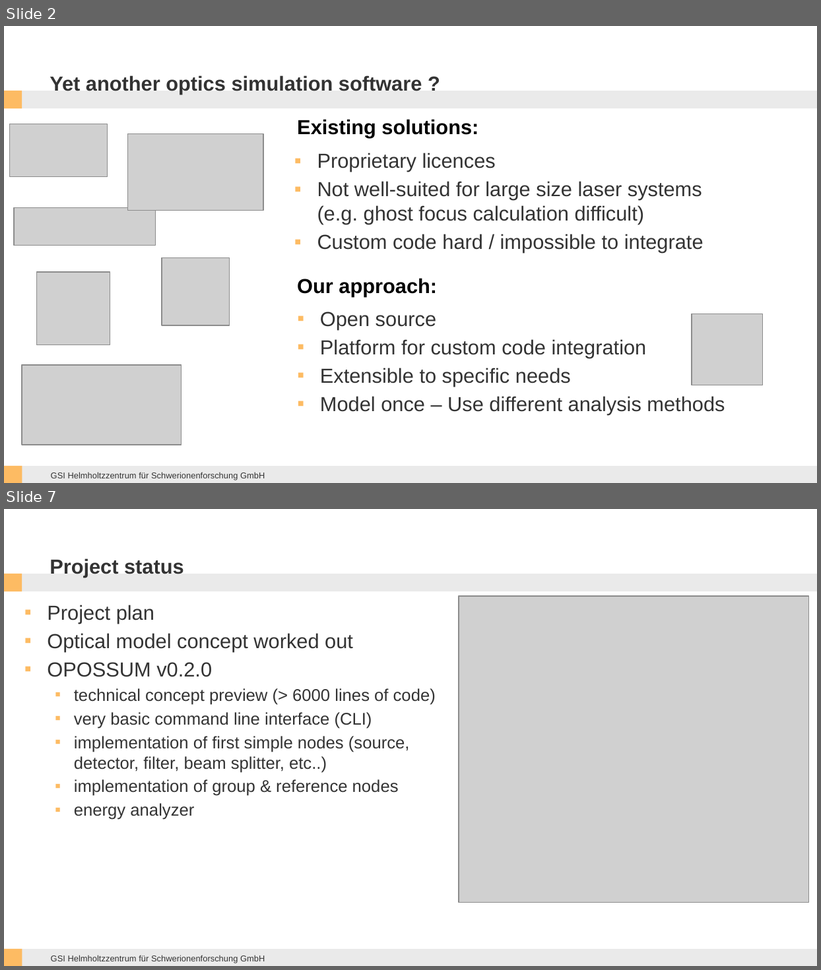
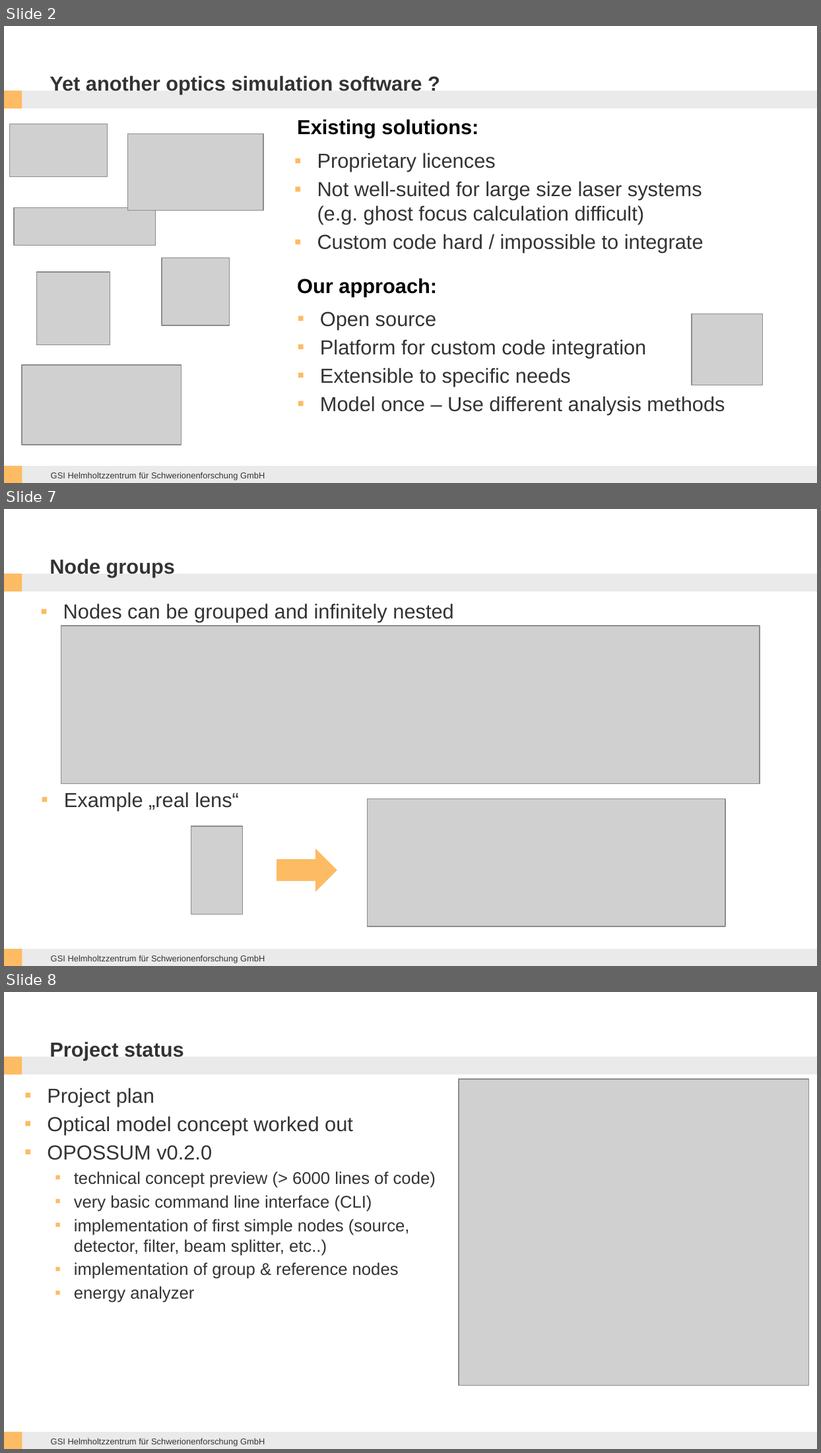
Before and after one commit to opossum-labs/opossum, a slide deck: book/OPOSSUM THRILL Workshop 2023.pptx. Shown one above the other, each under a label of ours: slides 2 and 7 before the commit, slides 2, 7 and 8 after it; the slides between them are not shown. The pictures are 821x970 and 821x1453 pixels, drawn with LibreOffice and Linux fonts; fonts in the diff are those of the drawing; grey boxes stand for pictures; background and template pictures are left out. Boxes give left, top, right and bottom in pixels: in the first picture for what was removed or moved away, otherwise in the second. Text is boxed around its words. In the diff, an @@ line names an element or a change of style, - is before the commit and + after.

```diff
--- a/book/OPOSSUM THRILL Workshop 2023.pptx
+++ b/book/OPOSSUM THRILL Workshop 2023.pptx
@@ slide 7 added at (4,509,817,966), background #FFFFFF; not listed: 5 template elements that a slide beside it also shows @@
@@ title added at (50,559,175,577), 18 pt, text #333333, bold @@
+Node groups
@@ text added at (63,603,453,623), 18 pt, text #333333 @@
+▪ Nodes can be grouped and infinitely nested
@@ picture added at (61,626,760,785) @@
@@ text added at (64,792,239,811), 18 pt, text #333333 @@
+▪ Example „real lens“
@@ picture added at (368,799,725,927) @@
@@ picture added at (191,826,243,914) @@
@@ right arrow added at (277,849,337,892), fill #FDBB63 @@
@@ what was slide 7 is now slide 8 @@
```
Also in this commit, not shown: 4 slides changed, 1 other slide added, 4 other files.
